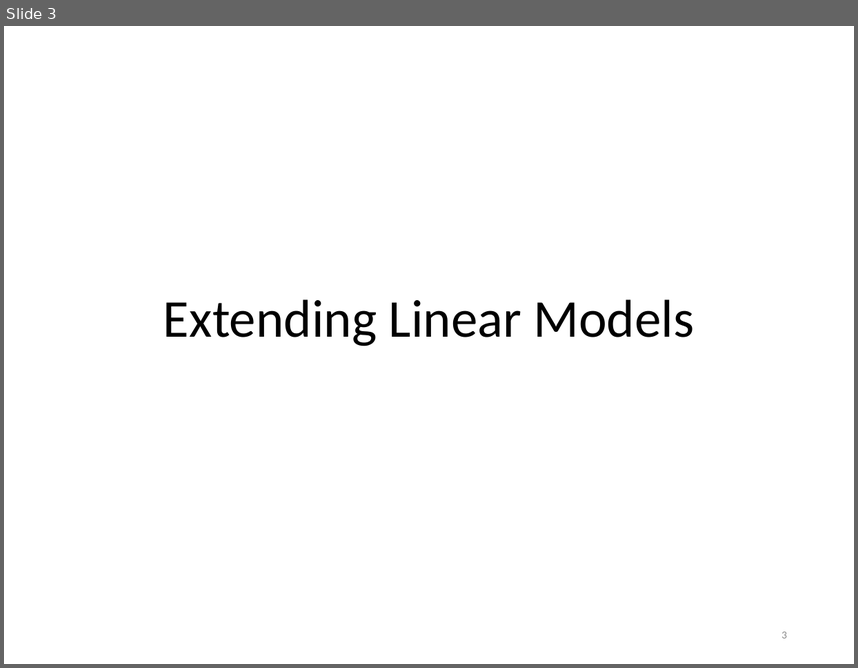
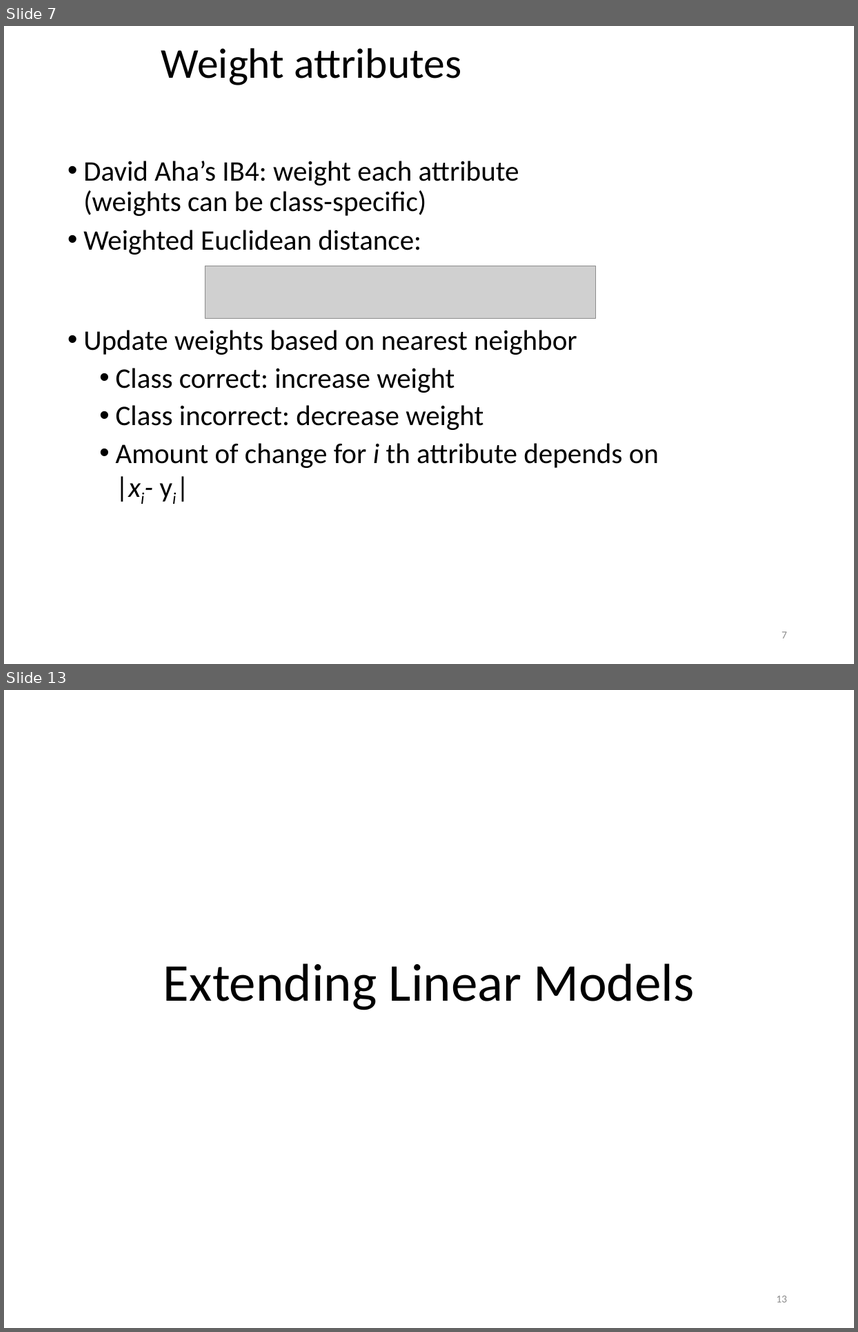
Before and after one commit to khaledmrasheed/khaledmrasheed.github.io, a slide deck: DMcourse/Chapter7.pptx. Shown one above the other, each under a label of ours: slide 3 before the commit, slides 7 and 13 after it; the slides between them are not shown. The pictures are 858x668 and 858x1332 pixels, drawn with LibreOffice and Linux fonts; fonts in the diff are those of the drawing; grey boxes stand for pictures. Boxes give left, top, right and bottom in pixels: in the first picture for what was removed or moved away, otherwise in the second. Text is boxed around its words. In the diff, an @@ line names an element or a change of style, - is before the commit and + after.

```diff
--- a/DMcourse/Chapter7.pptx
+++ b/DMcourse/Chapter7.pptx
@@ slide 7 added at (4, 26, 854, 664), background #FFFFFF @@
@@ title added at (161, 48, 461, 85), 36 pt, text #000000 @@
+Weight attributes
@@ text added at (83, 161, 659, 468), 24 pt, text #000000 @@
+• David Aha’s IB4: weight each attribute
+  (weights can be class-specific)
+• Weighted Euclidean distance:
+• Update weights based on nearest neighbor
+  • Class correct: increase weight
+  • Class incorrect: decrease weight
+  • Amount of change for i th attribute depends on
+    |xi- yi|
@@ picture added at (205, 265, 595, 319) @@
@@ page number added at (782, 631, 787, 638), 9 pt, text #8C8C8C @@
+7
@@ what was slide 3 is now slide 13 @@
@@ page number at (776, 1295, 787, 1302): text changed @@
-3
+13
```
Also in this commit, not shown: 2 slides changed, 9 other slides added.
